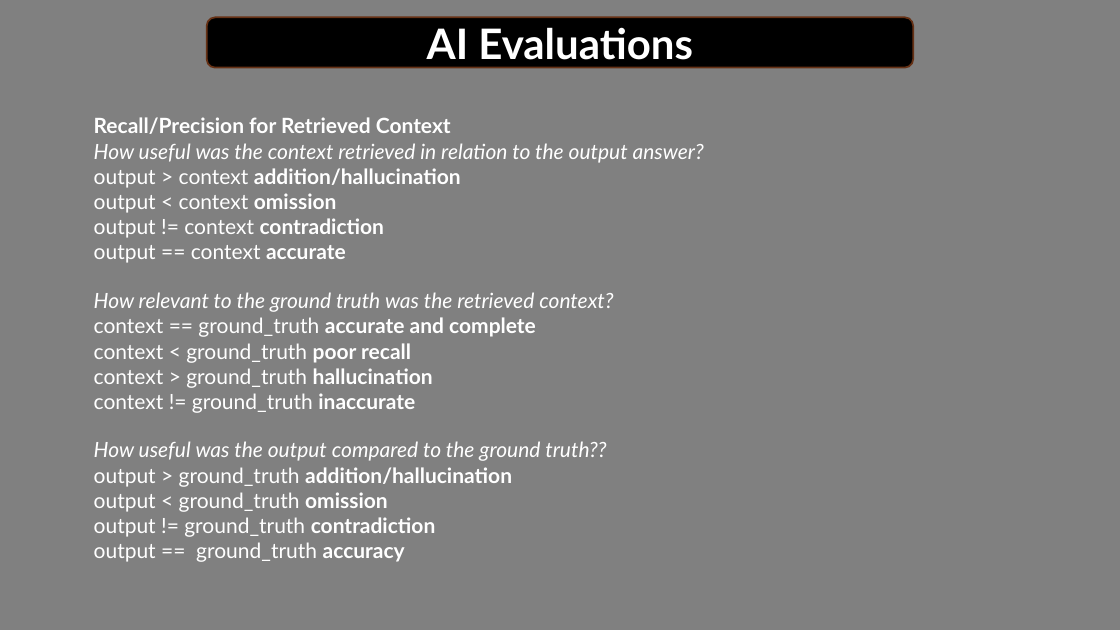
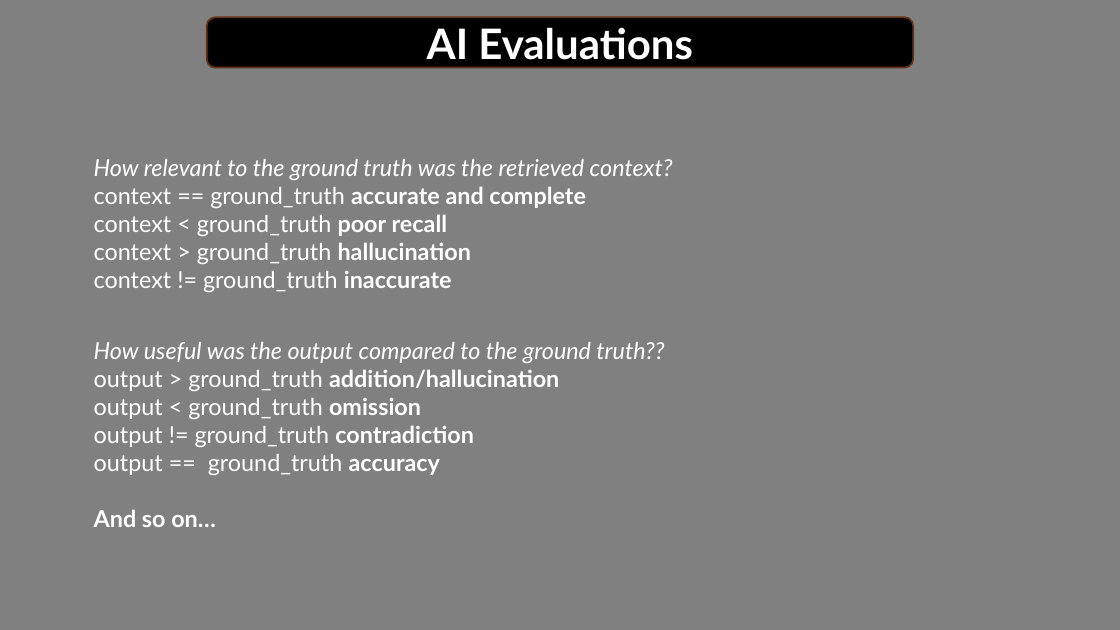
Before and after one commit to Python-Test-Engineer/evaluating-ai-agents, a slide deck: slide 4 of evaluating-ai-agents.pptx. Drawn at 1120x630 pixels with LibreOffice and Linux fonts; fonts in the diff are those of the drawing. Boxes give left, top, right and bottom in pixels: in the first picture for what was removed or moved away, otherwise in the second. Text is boxed around its words. In the diff, an @@ line names an element or a change of style, - is before the commit and + after.

```diff
--- a/evaluating-ai-agents.pptx
+++ b/evaluating-ai-agents.pptx
@@ text removed at bbox=[94, 117, 704, 263] @@
-Recall/Precision for Retrieved Context
-How useful was the context retrieved in relation to the output answer?
-output > context addition/hallucination
-output < context omission
-output != context contradiction
-output == context accurate
@@ text "How relevant to the ground ...": place and size @@
-text "How relevant to the ground ..." at bbox=[94, 292, 613, 413]
+text "How relevant to the ground ..." at bbox=[94, 159, 673, 292]
@@ text "How relevant to the ground ..." at bbox=[94, 159, 673, 292]: size 18 to 20 pt @@
@@ text "How useful was the output ...": place and size @@
-text "How useful was the output ..." at bbox=[94, 441, 606, 562]
+text "How useful was the output ..." at bbox=[94, 342, 664, 527]
@@ text at bbox=[94, 342, 664, 475]: size 18 to 20 pt @@
@@ text at bbox=[94, 509, 216, 527]: paragraph added @@
+And so on…
```
Also in this commit, not shown: 3 other slides changed, 38 other files.
